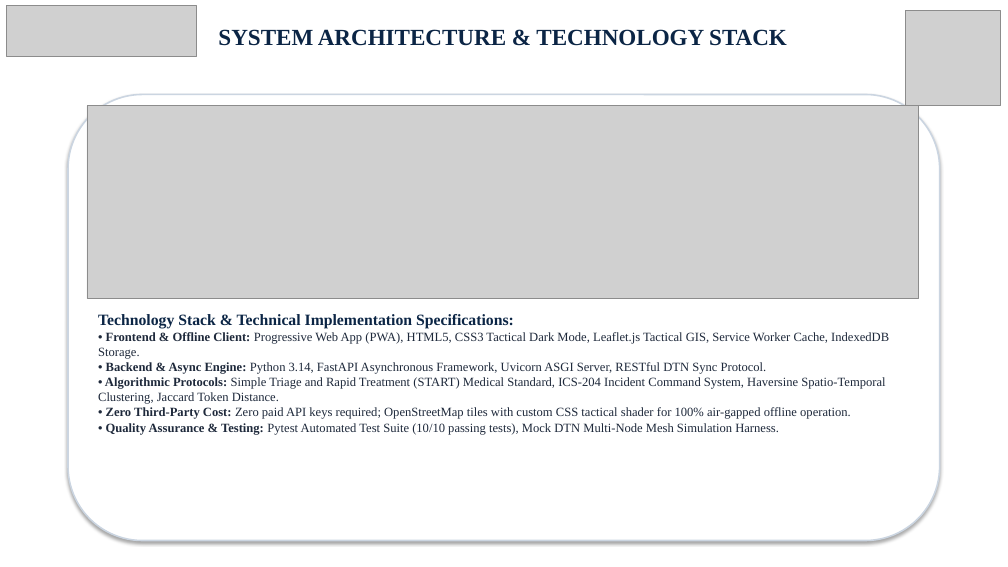
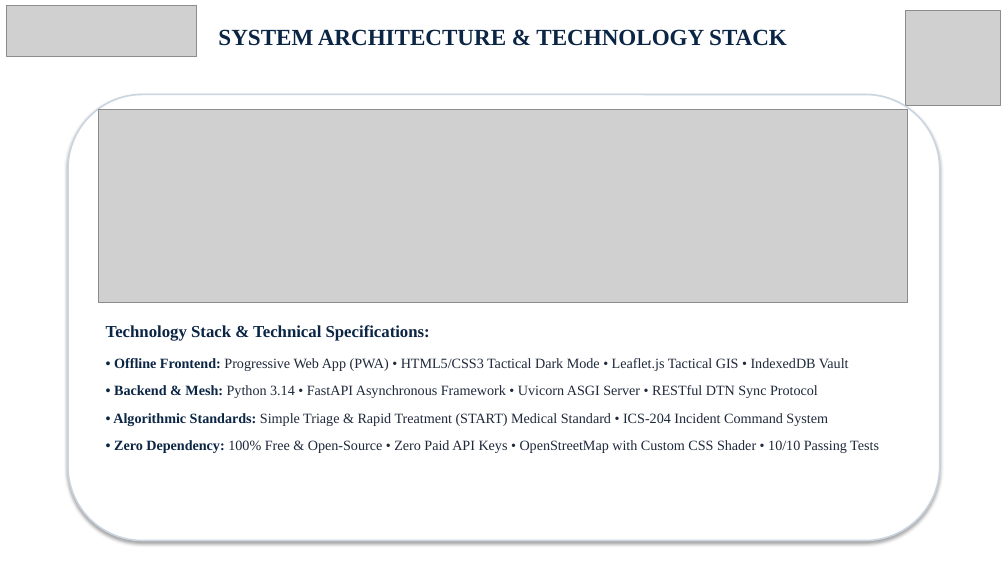
Before and after one commit to ujwal-naik/aegisops, a slide deck: slide 4 of AegisOps_Official_Pitch.pptx. Drawn at 1008x567 pixels with LibreOffice and Linux fonts; fonts in the diff are those of the drawing; grey boxes stand for pictures; background and template pictures are left out. Boxes give left, top, right and bottom in pixels: in the first picture for what was removed or moved away, otherwise in the second. Text is boxed around its words. In the diff, an @@ line names an element or a change of style, - is before the commit and + after.

Commit message:
Refactor presentation layout for enhanced readability, generous spacing, and remove redundant files

```diff
--- a/AegisOps_Official_Pitch.pptx
+++ b/AegisOps_Official_Pitch.pptx
@@ picture: place and size @@
-picture at [87, 106, 919, 299]
+picture at [98, 110, 907, 302]
@@ text at [106, 325, 879, 453]: text changed; size 12 to 13.5 pt @@
-Technology Stack & Technical Implementation Specifications:
-• Frontend & Offline Client: Progressive Web App (PWA), HTML5, CSS3 Tactical Dark Mode, Leaflet.js Tactical GIS, Service Worker Cache, IndexedDB Storage.
-• Backend & Async Engine: Python 3.14, FastAPI Asynchronous Framework, Uvicorn ASGI Server, RESTful DTN Sync Protocol.
-• Algorithmic Protocols: Simple Triage and Rapid Treatment (START) Medical Standard, ICS-204 Incident Command System, Haversine Spatio-Temporal Clustering, Jaccard Token Distance.
-• Zero Third-Party Cost: Zero paid API keys required; OpenStreetMap tiles with custom CSS tactical shader for 100% air-gapped offline operation.
-• Quality Assurance & Testing: Pytest Automated Test Suite (10/10 passing tests), Mock DTN Multi-Node Mesh Simulation Harness.
+Technology Stack & Technical Specifications:
+• Offline Frontend: Progressive Web App (PWA) • HTML5/CSS3 Tactical Dark Mode • Leaflet.js Tactical GIS • IndexedDB Vault
+• Backend & Mesh: Python 3.14 • FastAPI Asynchronous Framework • Uvicorn ASGI Server • RESTful DTN Sync Protocol
+• Algorithmic Standards: Simple Triage & Rapid Treatment (START) Medical Standard • ICS-204 Incident Command System
+• Zero Dependency: 100% Free & Open-Source • Zero Paid API Keys • OpenStreetMap with Custom CSS Shader • 10/10 Passing Tests
```
Also in this commit, not shown: 6 other slides changed, 15 other files.
